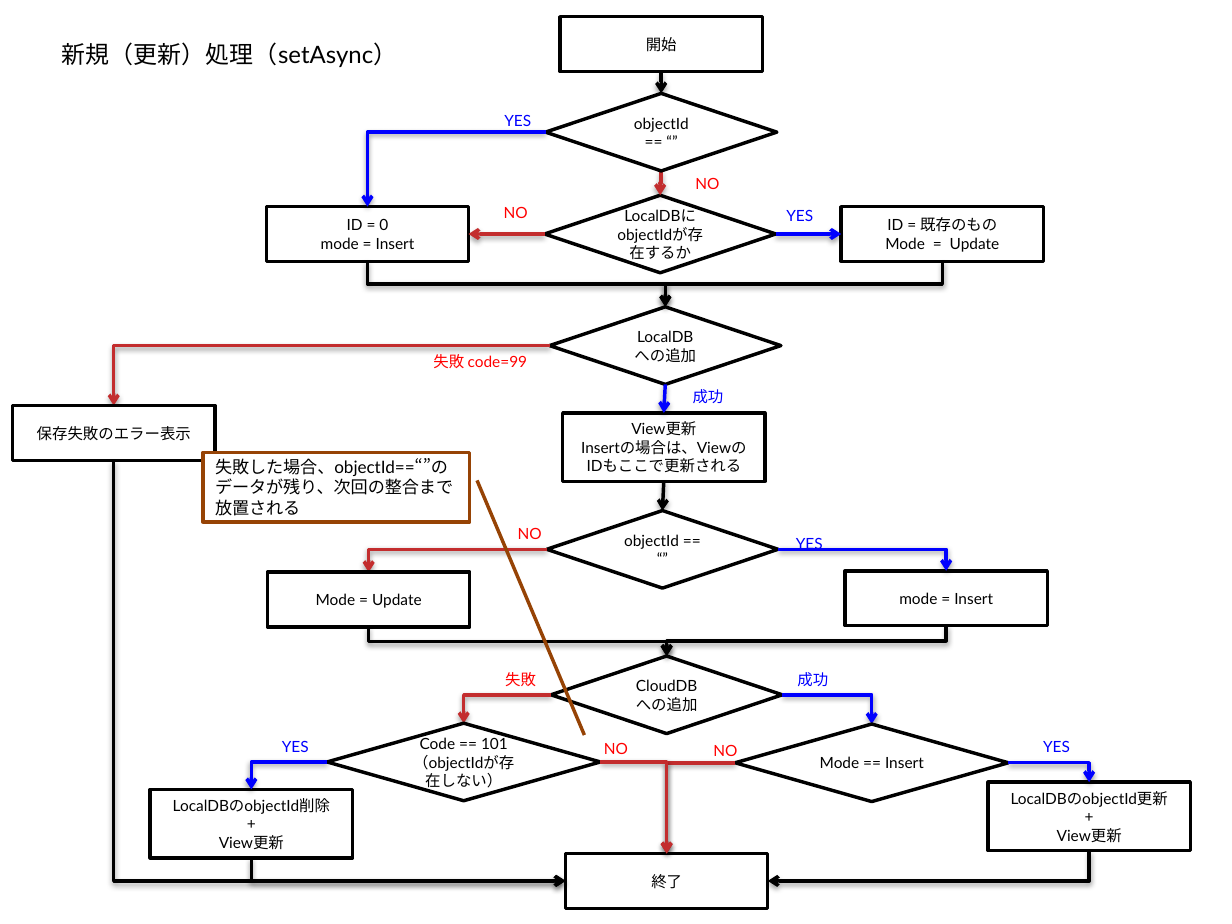
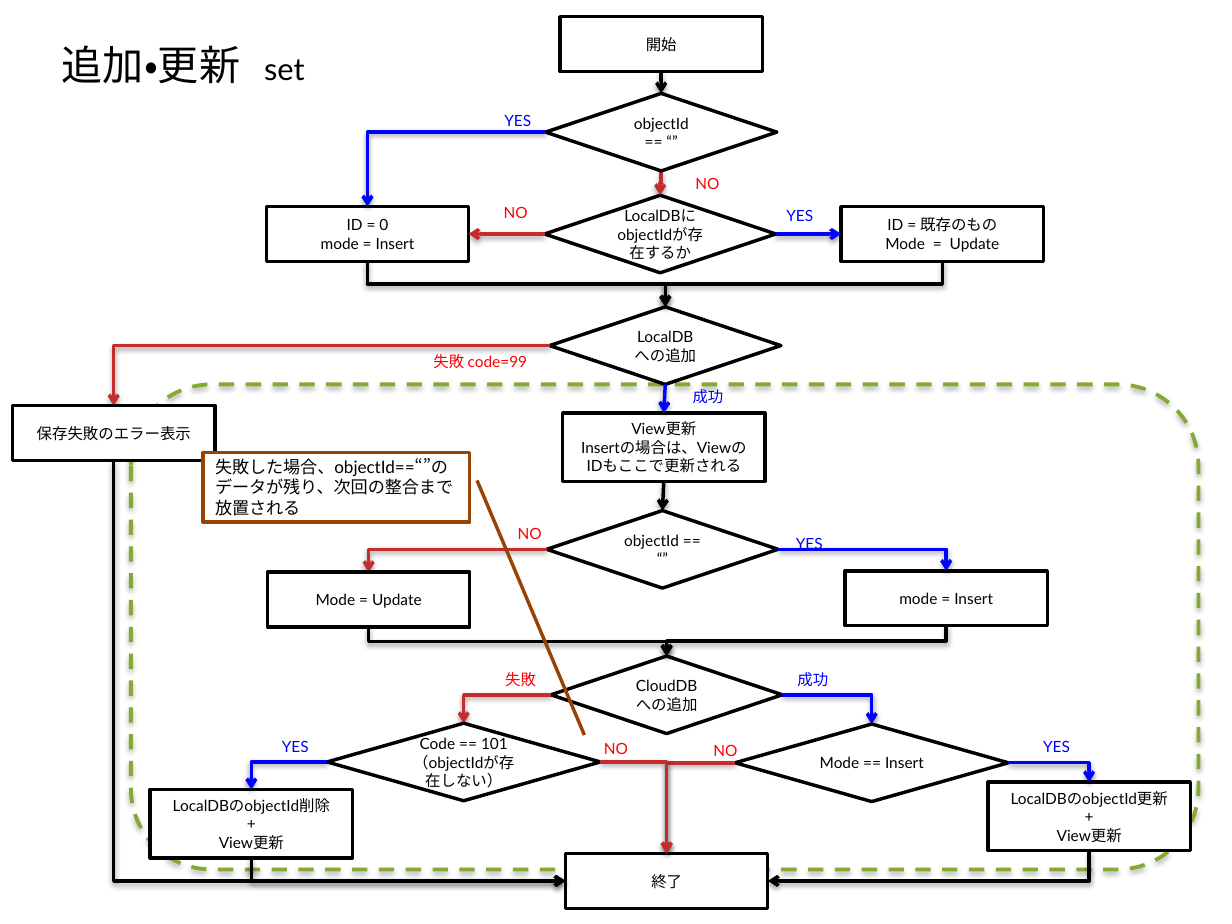
Before and after one commit to furuya02/ToDoApp, a slide deck: slide 13 of doc/ToDoApp.pptx (slide 40 before the commit). Drawn at 1232x924 pixels with LibreOffice and Linux fonts; fonts in the diff are those of the drawing. Boxes give left, top, right and bottom in pixels: in the first picture for what was removed or moved away, otherwise in the second. Text is boxed around its words. In the diff, an @@ line names an element or a change of style, - is before the commit and + after.

Commit message:
rename Repository.setAsync (.set)

```diff
--- a/doc/ToDoApp.pptx
+++ b/doc/ToDoApp.pptx
@@ text at (62, 45, 305, 84): text changed; size 14 to 24 pt @@
-新規（更新）処理（setAsync）
+追加・更新 set
@@ rounded rectangle added at (131, 384, 1198, 870), outline #84AA33 2.25 pt dashed @@
```
Also in this commit, not shown: 7 other slides changed, 8 slides added, 12 slides removed, 3 other files.
